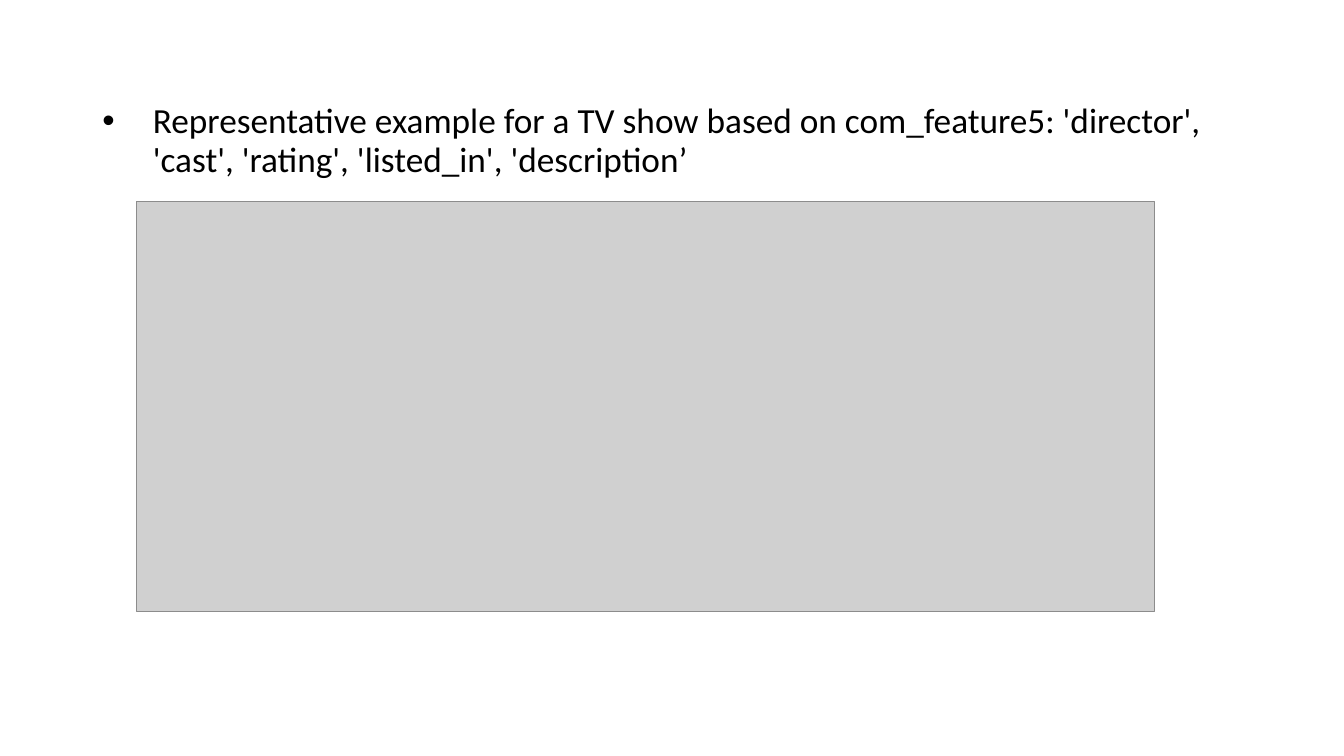
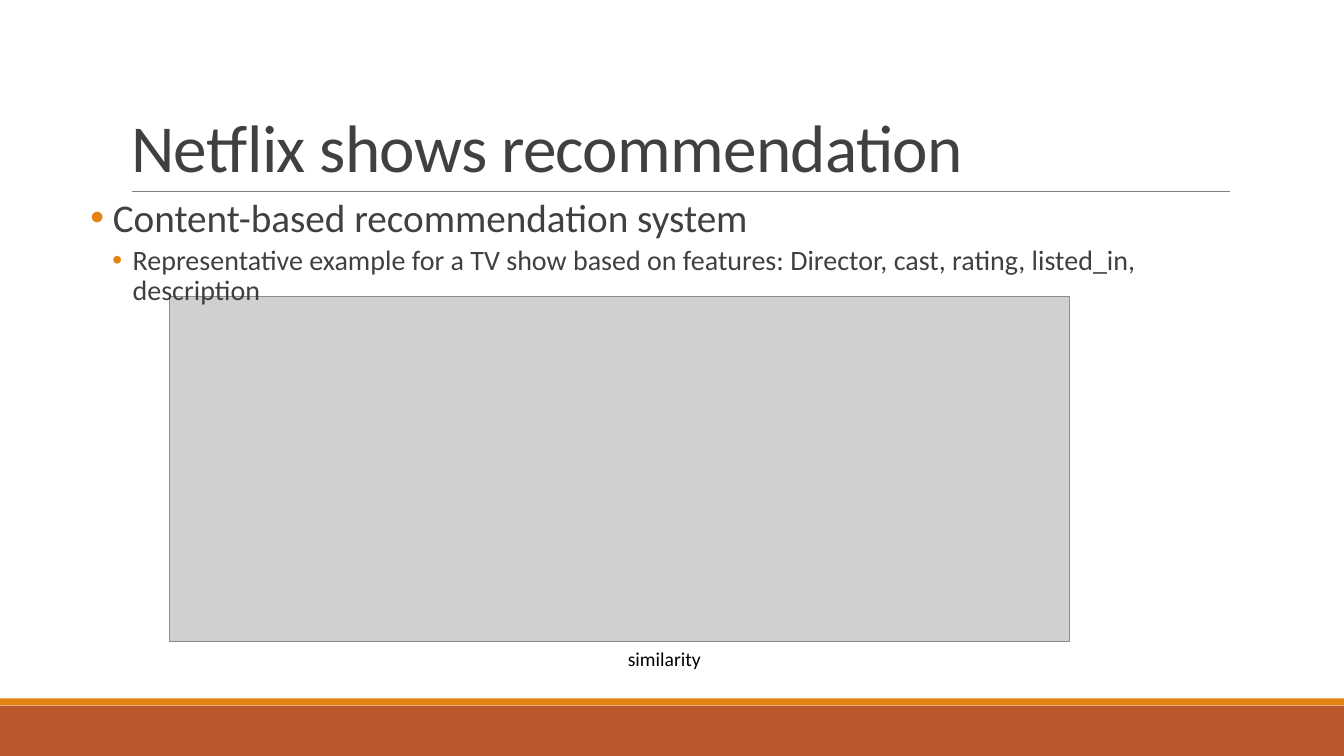
Before and after one commit to eegshou/proj5, a slide deck: slide 8 of Presentation_project5.pptx (slide 7 before the commit). Drawn at 1344x756 pixels with LibreOffice and Linux fonts; fonts in the diff are those of the drawing; grey boxes stand for pictures. Boxes give left, top, right and bottom in pixels: in the first picture for what was removed or moved away, otherwise in the second. Text is boxed around its words. In the diff, an @@ line names an element or a change of style, - is before the commit and + after.

```diff
--- a/Presentation_project5.pptx
+++ b/Presentation_project5.pptx
@@ title added at [131,125,963,173], 48 pt, text #404040 @@
+Netflix shows recommendation
@@ text "Content-based recommendation system" at [113,204,1135,307]: vertical alignment middle to top @@
@@ text at [113,204,1135,307]: text changed; size 25.2 to 20 pt; text colour #000000 to #404040 @@
-• Representative example for a TV show based on com_feature5: 'director', 'cast', 'rating', 'listed_in', 'description’
+• Content-based recommendation system
+  • Representative example for a TV show based on features: Director, cast, rating, listed_in, description
@@ line added from (132, 192) to (1231, 192), #808080 0.5 pt @@
@@ picture: place and size @@
-picture at [137,201,1155,611]
+picture at [169,296,1070,642]
@@ text added at [628,652,701,669], 14 pt, text #000000 @@
+similarity
@@ rectangle added at [0,706,1344,756], fill #BD582C @@
@@ rectangle added at [0,699,1344,706], fill #E48312 @@
```
Also in this commit, not shown: 6 other slides changed, 4 slides added, 3 slides removed, 3 other files.
